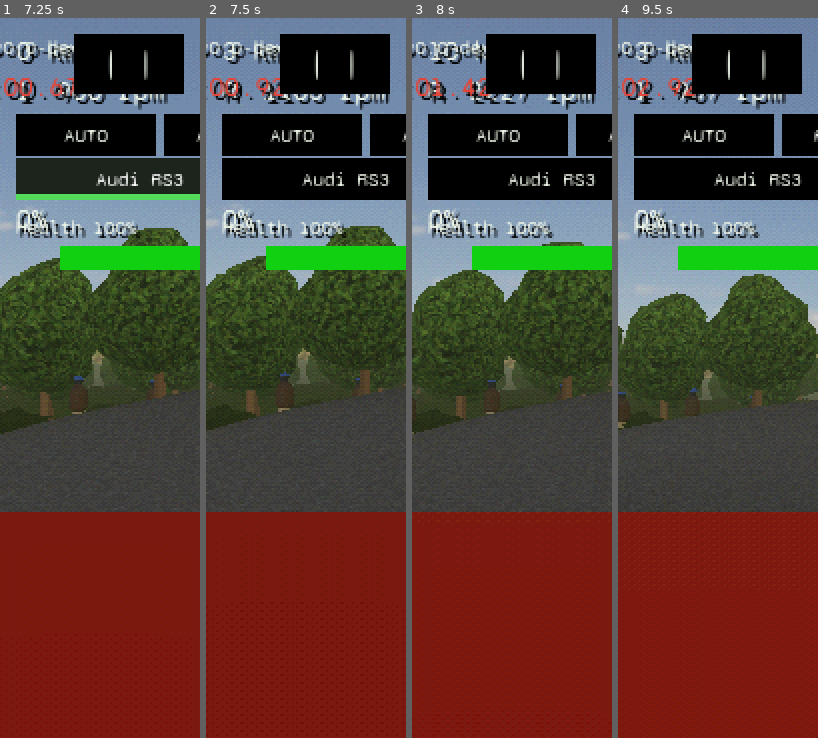
Above: before the commit, frames 1-4 (left to right).
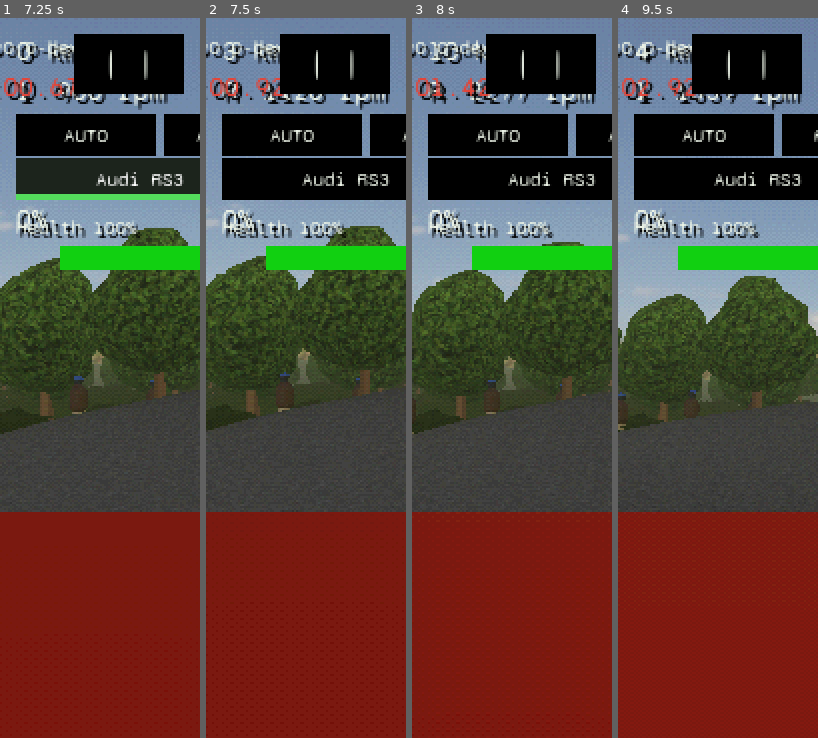
Above: after the commit, the same moments.

Repository: felixxwu/TAPPA
Game: Godot game, scene res://main.tscn
Two runs of this game, one before a commit and one after it. Both use one fixed random seed, a clock stepped at 60 frames per second and the inputs below. This scene is started directly instead of the project's main scene.
Inputs (mouse positions are in pixels of both pictures, inside the frame that each line leads up to):
- Up to frame 1 (7.25 s): tap Enter (menu_select) at 0.5 s; move the mouse to (144, 342) at 0.52 s; hold Right (menu_right) 0.53-1.25 s; tap C (cycle_camera) at 0.6 s; click (144, 342) at 0.67 s; drag from (60, 414) to (90, 522) at 1.27 s; click "AUTO" at 2 s; click "MANUAL" at 2.75 s; click "Mazda MX-5" at 3.5 s; move the mouse to (120, 219) at 4.27 s; hold Right (menu_right) 4.28-5 s; tap T (toggle_gearbox) at 4.35 s; drag from (90, 522) to (40, 270) at 5.02 s; move the mouse to (160, 486) at 5.77 s; hold Left (menu_left) 5.78-6.5 s; hold Shift 5.78-6.5 s; drag from (40, 270) to (70, 198) at 6.52 s
- Up to frame 2 (7.5 s): move the mouse to (316, 378) at 7.27 s; hold S (brake_reverse) from 7.28 s (still down); tap Ctrl at 7.35 s; click (316, 378) at 7.42 s
- Up to frame 3 (8 s): keep holding S (brake_reverse)
- Up to frame 4 (9.5 s): release S (brake_reverse) at 8 s; drag from (688, 198) to (678, 414) at 8.02 s; move the mouse to (762, 342) at 8.77 s; hold W (accelerate) from 8.78 s (still down); tap Y (cycle_drive_mode) at 8.85 s

Frame 1 is identical in both runs. In frame 2, less than 0.1% of the frame differs, in the area x 28-71%, y 10-46%; in frame 3, 0.2%; in frame 4, 2.6%, in the area x 0-100%, y 3-58%.

Commit message:
Revert per-car real gearboxes: share the MX-5's box across the roster
Giving each car its own real published transmission didn't pan out — only
the MX-5's gearing (which we'd already game-tuned to 3.5 final drive) actually
drove well; the real ratios on the other cars felt wrong against the sim. So
every car now runs the MX-5's box (real ND 6-speed ratios + 3.5 final drive).

gear_ratios/final_drive stay a PER-CAR field, so a car can still be given its
own box later — they're just uniform for now. Updated car_library.gd header +
per-car comments, the drivetrain/engine feature docs, and test_car_library.gd
(now asserts every car shares the MX-5 box instead of varied real per-car boxes).

Co-Authored-By: Claude Opus 4.8 <noreply@anthropic.com>
Claude-Session: https://claude.ai/code/session_01EbLYtW9C6LdtEA36VXiYUD

Diff:
--- a/rally/scripts/car_library.gd
+++ b/rally/scripts/car_library.gd
@@ -19,18 +19,17 @@
 #                so e.g. the high-revving LFA makes its power up at 9000 rpm
 #                rather than on torque alone. The engine preset still sets the
 #                rpm where torque peaks and the curve shape.
-#   * gear_ratios / final_drive — the car's REAL published transmission ratios
-#                and final drive (GameConfig.gear_ratios / final_drive). apply_car
-#                copies them in AFTER the engine preset (which only sets torque /
-#                redline / firing). The count varies per car (the MX-5's 6-speed
-#                manual through the 911's 8-speed PDK), and EngineSim handles any
-#                number of forward gears. These are what give each car its real
-#                tractive-force curve and gearing character — and, crucially, why
-#                the cars no longer over-accelerate or spin their rear tyres in the
-#                mid gears the way the old single shared gearbox did. ONE exception:
-#                the MX-5's final_drive is game-tuned (see its entry) because its real
-#                value can't be pulled against the physics engine's rolling drag; its
-#                ratios are still real. Every other car uses fully real values.
+#   * gear_ratios / final_drive — the gearbox (GameConfig.gear_ratios /
+#                final_drive). apply_car copies them in AFTER the engine preset
+#                (which only sets torque / redline / firing), and EngineSim handles
+#                any number of forward gears. These remain a PER-CAR field so each
+#                car can be given its own box later, but right now EVERY car shares
+#                the MX-5's gearing — its real ND 6-speed ratios with the game-tuned
+#                3.5 final drive. We tried giving each car its own real published
+#                transmission, but only the MX-5's (which we'd already game-tuned to
+#                drive well) actually felt right; the real ratios on the other cars
+#                didn't make sense against the sim. So they're all modelled on the
+#                MX-5's again — kept separate so they can diverge, but uniform for now.
 #   * drag     — quadratic aero drag coefficient (GameConfig.drag_coefficient):
 #                the force is drag x speed². NOTE these are deliberately SMALL: the
 #                physics engine (Jolt VehicleBody3D) already applies a large
@@ -121,8 +120,8 @@
 		# box's upshift point in 3rd). 3.5 is the shortest drive that still drives
 		# cleanly — gears 5/6 sit above its ~95 km/h power-limited top, so they go
 		# unused, but 1st-4th carry the real spacing that calms the mid-gear punch and
-		# stops the 4th-gear wheelspin. The other cars have the power for their real
-		# final drives; only this one is compromised. See features/drivetrain-and-tires.md.
+		# stops the 4th-gear wheelspin. This box drives well, so the whole roster now
+		# shares it (see the gear_ratios header note). See features/drivetrain-and-tires.md.
 		"gear_ratios": [5.087, 2.991, 2.035, 1.594, 1.286, 1.000], "final_drive": 3.5,
 		"grip_front": 1.08, "grip_rear": 1.26, "shift_time": 0.30,  # manual H-pattern roadster
 		"engine_type": 0, "drive_mode": RWD, "drag": 0.27, "downforce_rear": 0.5, "low_octave_mix": 0.2, "volume_db": -5.0, "noise_db": -54.0, "soft_clip_post_gain": 0.07,
@@ -139,11 +138,9 @@
 		"name": "Audi RS3",  # 8Y: ~1575 kg, 401 hp, turbo inline-5, quattro AWD
 		"id": "rs3", "country": "DE", "car_type": "hatch", "max_hp": 1000.0, "reward_tier": 2,
 		"mass": 1575.0, "peak_torque": 500.0, "redline": 7000.0,
-		# Real DQ500 7-speed DSG. It uses TWO final drives (4.063 on gears 1/4/5/R,
-		# 3.450 on 2/3/6/7); our model has a single final_drive, so the dual ratio is
-		# folded into the listed gears (final_drive 3.450; gears 1/4/5 pre-multiplied
-		# by 4.063/3.450) — the resulting OVERALL ratios match the real car exactly.
-		"gear_ratios": [4.196, 2.526, 1.679, 1.203, 0.928, 0.761, 0.635], "final_drive": 3.450,
+		# Shares the MX-5's gearing (see the header note): the real DSG ratios didn't
+		# make sense in-sim, so this car runs the MX-5's box for now.
+		"gear_ratios": [5.087, 2.991, 2.035, 1.594, 1.286, 1.000], "final_drive": 3.5,
 		"grip_front": 1.08, "grip_rear": 1.20, "shift_time": 0.08,  # 7-speed S-tronic dual-clutch
 		"engine_type": 1, "drive_mode": AWD, "drag": 0.10, "downforce_rear": 0.06, "low_octave_mix": 0.0, "volume_db": -5.0, "noise_db": -54.0, "soft_clip_post_gain": 0.07,
 		"body": Vector3(1.55, 0.60, 4), "cabin": Vector3(1.50, 0.52, 1.70),
@@ -155,8 +152,8 @@
 		"name": "Porsche 911",  # 992 Carrera: ~1505 kg, 379 hp, flat-6 (smooth six), RWD
 		"id": "porsche911", "country": "DE", "car_type": "coupe", "max_hp": 950.0, "reward_tier": 3,
 		"mass": 1505.0, "peak_torque": 450.0, "redline": 7500.0,
-		# Real 992 8-speed PDK: 4.89/3.17/2.15/1.56/1.18/0.94/0.76/0.61, FD 3.12.
-		"gear_ratios": [4.89, 3.17, 2.15, 1.56, 1.18, 0.94, 0.76, 0.61], "final_drive": 3.12,
+		# Shares the MX-5's gearing (see the header note).
+		"gear_ratios": [5.087, 2.991, 2.035, 1.594, 1.286, 1.000], "final_drive": 3.5,
 		"grip_front": 1.14, "grip_rear": 1.26, "shift_time": 0.06,  # 8-speed PDK
 		"engine_type": 2, "drive_mode": RWD, "drag": 0.11, "downforce_rear": 0.06, "low_octave_mix": 0.0, "volume_db": -5.0, "noise_db": -54.0, "soft_clip_post_gain": 0.08,
 		"body": Vector3(1.85, 0.52, 4.52), "cabin": Vector3(1.45, 0.48, 1.55),
@@ -168,8 +165,8 @@
 		"name": "Lexus LFA",  # ~1580 kg, 553 hp, 4.8 V10 screamer, front-mid RWD
 		"id": "lfa", "country": "JP", "car_type": "coupe", "max_hp": 1000.0, "reward_tier": 3,
 		"mass": 1580.0, "peak_torque": 480.0, "redline": 9000.0,
-		# Real LFA 6-speed ASG: 3.231/2.188/1.609/1.233/0.970/0.795, FD 3.417.
-		"gear_ratios": [3.231, 2.188, 1.609, 1.233, 0.970, 0.795], "final_drive": 3.417,
+		# Shares the MX-5's gearing (see the header note).
+		"gear_ratios": [5.087, 2.991, 2.035, 1.594, 1.286, 1.000], "final_drive": 3.5,
 		"grip_front": 1.20, "grip_rear": 1.32, "shift_time": 0.16,  # automated single-clutch ASG
 		"engine_type": 5, "drive_mode": RWD, "drag": 0.05, "downforce_rear": 0.06, "low_octave_mix": 0.5, "volume_db": 7.0, "noise_db": -54.0, "soft_clip_post_gain": 0.08,
 		"body": Vector3(1.895, 0.48, 4.51), "cabin": Vector3(1.45, 0.46, 1.60),
@@ -181,8 +178,8 @@
 		"name": "Ford Mustang GT",  # S550: ~1720 kg, 460 hp, 5.0 V8 muscle, RWD
 		"id": "mustang", "country": "US", "car_type": "coupe", "max_hp": 1100.0, "reward_tier": 2,
 		"mass": 1720.0, "peak_torque": 569.0, "redline": 7500.0,
-		# Real S550 MT82 6-speed manual: 3.66/2.43/1.69/1.32/1.00/0.65, FD 3.73.
-		"gear_ratios": [3.66, 2.43, 1.69, 1.32, 1.00, 0.65], "final_drive": 3.73,
+		# Shares the MX-5's gearing (see the header note).
+		"gear_ratios": [5.087, 2.991, 2.035, 1.594, 1.286, 1.000], "final_drive": 3.5,
 		"grip_front": 1.08, "grip_rear": 1.08, "shift_time": 0.22,  # 6-speed manual muscle
 		"engine_type": 4, "drive_mode": RWD, "drag": 0.78, "downforce_rear": 0.06, "low_octave_mix": 0.8, "volume_db": 7.0, "noise_db": -54.0, "soft_clip_post_gain": 0.1,
 		"body": Vector3(1.92, 0.55, 4.78), "cabin": Vector3(1.55, 0.50, 1.75),
@@ -194,8 +191,8 @@
 		"name": "Lamborghini Aventador",  # LP 700-4: ~1731 kg, 690 hp, 6.5 V12, AWD
 		"id": "aventador", "country": "IT", "car_type": "coupe", "max_hp": 1100.0, "reward_tier": 4,
 		"mass": 1731.0, "peak_torque": 690.0, "redline": 8350.0,
-		# Real Aventador Graziano ISR 7-speed: 2.937/2.412/1.926/1.580/1.336/1.135/0.971, FD 3.083.
-		"gear_ratios": [2.937, 2.412, 1.926, 1.580, 1.336, 1.135, 0.971], "final_drive": 3.083,
+		# Shares the MX-5's gearing (see the header note).
+		"gear_ratios": [5.087, 2.991, 2.035, 1.594, 1.286, 1.000], "final_drive": 3.5,
 		"grip_front": 1.18, "grip_rear": 1.20, "shift_time": 0.05,  # ISR single-clutch, ~50 ms shift
 		"engine_type": 6, "drive_mode": AWD, "drag": 0.05, "downforce_rear": 0.06, "low_octave_mix": 0.5, "volume_db": 10.0, "noise_db": -54.0, "soft_clip_post_gain": 0.1,
 		"body": Vector3(2.03, 0.45, 4.78), "cabin": Vector3(1.55, 0.44, 1.55),
--- a/rally/tests/headless/test_car_library.gd
+++ b/rally/tests/headless/test_car_library.gd
@@ -45,9 +45,9 @@
 		# Redline must sit above where the engine preset peaks torque, or the
 		# torque curve inverts. Presets peak by ~6000 rpm, so 6500 is a safe floor.
 		assert_gt(spec["redline"], 6500.0, who + " has a sane redline")
-		# Per-car gearbox (features/drivetrain-and-tires.md): real transmission ratios
-		# + final drive. Ratios must be a non-empty, strictly DESCENDING set of
-		# positive numbers (1st is the shortest), and the final drive positive.
+		# Per-car gearbox (features/drivetrain-and-tires.md): gear_ratios + final
+		# drive. Ratios must be a non-empty, strictly DESCENDING set of positive
+		# numbers (1st is the shortest), and the final drive positive.
 		assert_true(spec.has("gear_ratios"), who + " has gear_ratios")
 		assert_true(spec.has("final_drive"), who + " has final_drive")
 		var ratios: Array = spec["gear_ratios"]
@@ -142,7 +142,7 @@
 	# Power overrides the engine preset's torque; grip overlays tyre friction.
 	assert_almost_eq(Config.data.peak_torque, float(spec["peak_torque"]), 0.001, "power (peak_torque) overlaid")
 	assert_almost_eq(Config.data.redline_rpm, float(spec["redline"]), 0.001, "redline overlaid")
-	# Per-car gearbox overlaid onto the live config (the Mustang's 6-speed MT82).
+	# Per-car gearbox overlaid onto the live config (the shared MX-5 6-speed box).
 	assert_eq(Config.data.gear_ratios.size(), (spec["gear_ratios"] as Array).size(),
 		"gear count overlaid")
 	for g in Config.data.gear_ratios.size():
@@ -181,22 +181,27 @@
 	assert_almost_eq(Config.data.engine_low_octave_mix, 0.5, 0.001, "LFA applies a 50/50 low octave")
 
 
-func test_per_car_gearboxes_are_real_and_varied() -> void:
-	# The whole point of per-car gearing: the roster spans different gear COUNTS
-	# (6-speed manual MX-5 .. 8-speed PDK 911), grounded in each car's real box.
-	var counts := {}
-	for spec in CarLibrary.CARS:
-		counts[(spec["gear_ratios"] as Array).size()] = true
-	assert_gte(counts.size(), 3, "a range of gear counts across the roster")
-	# Spot-check the two extremes against their real transmissions.
-	assert_eq((CarLibrary.by_id("mx5")["gear_ratios"] as Array).size(), 6, "MX-5 is a 6-speed")
-	assert_eq((CarLibrary.by_id("porsche911")["gear_ratios"] as Array).size(), 8, "911 is an 8-speed")
-	# The MX-5's ratios are its real ND values; its final drive is the one
-	# game-tuned exception (see car_library.gd) so it can pull against the sim's
-	# vehicle rolling resistance — assert the real 1st/top ratios survived.
+func test_every_car_shares_the_mx5_gearbox() -> void:
+	# gear_ratios/final_drive stay a per-car field (so cars CAN diverge later), but
+	# the whole roster currently shares the MX-5's box: trying each car's real
+	# published transmission didn't make sense in-sim, so they're all modelled on
+	# the MX-5's gearing again (see car_library.gd's gear_ratios header note).
 	var mx5_ratios: Array = CarLibrary.by_id("mx5")["gear_ratios"]
+	var mx5_fd: float = CarLibrary.by_id("mx5")["final_drive"]
+	# The MX-5's box is its real ND 6-speed; final drive is the game-tuned 3.5.
 	assert_almost_eq(float(mx5_ratios[0]), 5.087, 0.001, "MX-5 real 1st gear")
 	assert_almost_eq(float(mx5_ratios[5]), 1.000, 0.001, "MX-5 real direct-drive 6th")
+	assert_almost_eq(mx5_fd, 3.5, 0.001, "MX-5 game-tuned final drive")
+	# Every other car carries an identical copy of it.
+	for spec in CarLibrary.CARS:
+		var who: String = spec["name"]
+		var ratios: Array = spec["gear_ratios"]
+		assert_eq(ratios.size(), mx5_ratios.size(), who + " has the MX-5 gear count")
+		for g in ratios.size():
+			assert_almost_eq(float(ratios[g]), float(mx5_ratios[g]), 0.001,
+				who + " gear %d matches the MX-5" % (g + 1))
+		assert_almost_eq(float(spec["final_drive"]), mx5_fd, 0.001,
+			who + " shares the MX-5 final drive")
 
 
 func test_cycle_car_advances_and_wraps() -> void:
Not shown, changed: rally/features/drivetrain-and-tires.md
Not shown, changed: rally/features/engine-and-transmission.md
